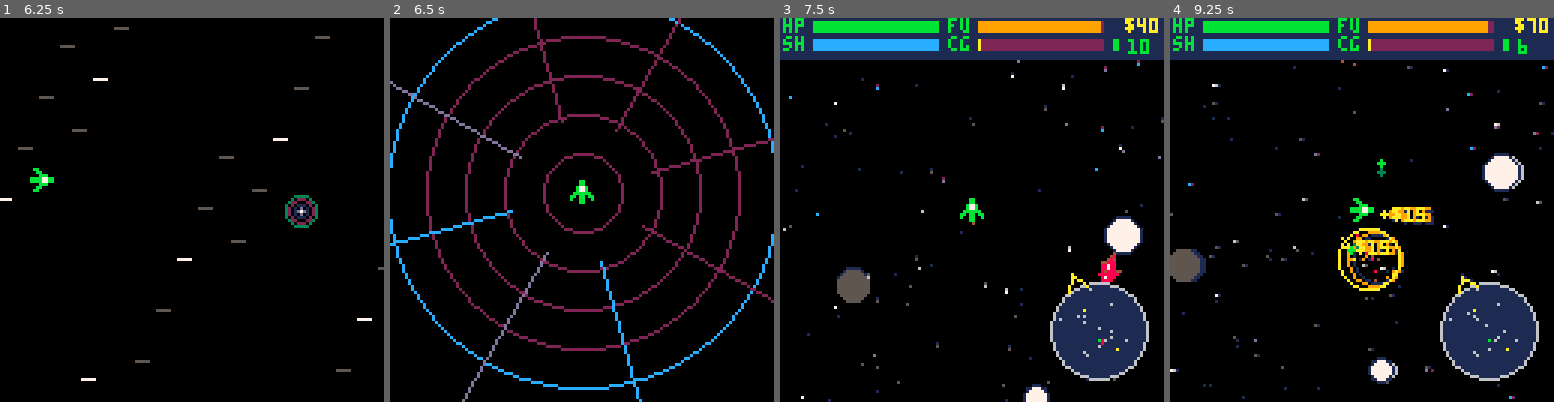
Above: before the commit, frames 1-4 (left to right).
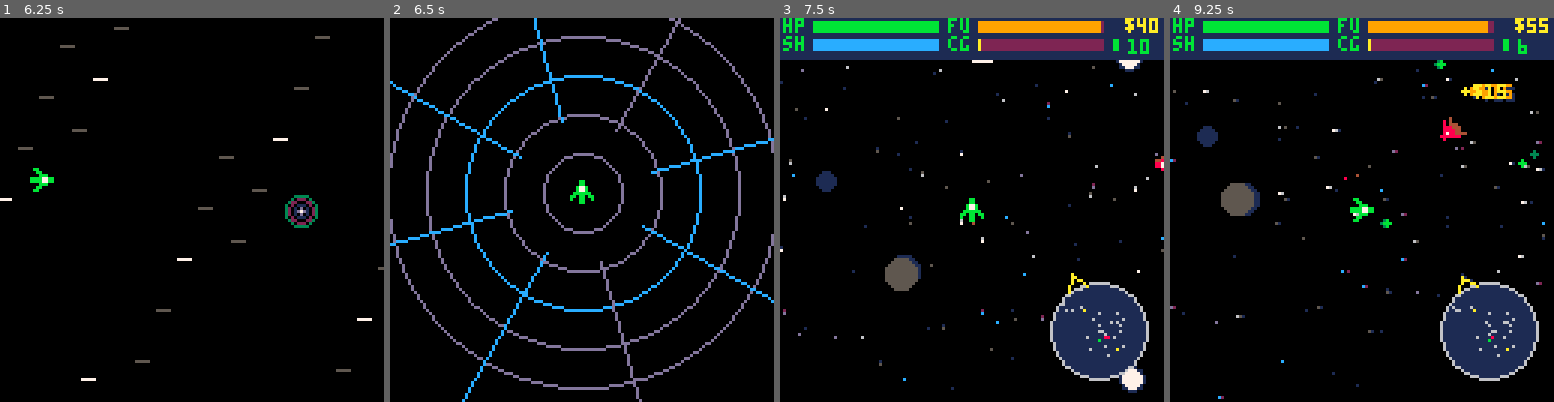
Above: after the commit, the same moments.

Repository: malltshik/void-reckoning
Game: PICO-8 cartridge chapters/ch01/ch01.p8
Two runs of this game, one before a commit and one after it. Both use one fixed random seed, a clock stepped at 60 frames per second and the inputs below.
Inputs:
- Up to frame 1 (6.25 s): tap X (X key) at 0.33, 1.07, 1.85, 2.97, 4.08, 5.2 s; tap O (Z key) at 0.7, 1.7, 2.1, 2.5, 2.9, 3.3, 3.7, 4.1, 4.5, 4.9, 5.3, 5.7, 6.1 s; hold Right 1.6-2.1 s; hold Up 2.15-2.42 s; hold Right 2.47-3.03 s; hold Left 3.08-3.58 s; hold Down 3.63-3.97 s; hold Right 4.02-4.68 s; hold Up 4.73-5.03 s; hold Left 5.08-5.68 s; hold Down 5.73-6.03 s; hold Right from 6.08 s (still down)
- Up to frame 2 (6.5 s): keep holding Right; tap X (X key) at 6.32 s
- Up to frame 3 (7.5 s): tap O (Z key) at 6.5, 6.9, 7.3 s; release Right at 6.58 s; hold Right 6.63-7.13 s; hold Up 7.18-7.45 s; tap X (X key) at 7.43 s
- Up to frame 4 (9.25 s): hold Right 7.5-8.07 s; tap O (Z key) every 0.4 s from 7.7 to 8.9 s; hold Left 8.12-8.62 s; tap X (X key) at 8.55 s; hold Down 8.67-9 s; hold Right from 9.05 s (still down)

Frame 1 is identical in both runs. In frame 2, 7.8% of the frame differs, in the area x 0-100%, y 0-100%; in frame 3, 4.8%; in frame 4, 7.1%.

Commit message:
Per-run system layout; warp cutscene replaces the chapter-complete screen
Layout: the map was procedural but seeded with a constant (srand(1000+CHAPTER)), so every run was identical. Each new game now picks a fresh SEED (persisted in cartdata slot 6) and load_system seeds from it, so planets/rocks/starfield vary per run while continue rebuilds the same system. Stations stay authored. Tests assert both variation and seed determinism.

Finale: the 'CHAPTER 1 COMPLETE' screen just repeated the last warp text, so it is removed (state 7 / draw_ending gone). The warp cutscene is now the chapter finale: X after the last line returns to the title and clears the save. Chapter 2 will open with the same warp animation and new text - TODO in chapters/ch02/AGENTS.md.

Ch01 8018/8192, 16 shots.

Diff:
--- a/chapters/ch01/src/72_story.lua
+++ b/chapters/ch01/src/72_story.lua
@@ -195,8 +195,8 @@
 function update_jump()
  jt+=1
  if btnp(4) or btnp(5) then
-  -- X skips the reveal; once every line is shown, X ends the chapter
-  if jt>#jlines*JPER then state=7 got=180 save_game() else jt=#jlines*JPER+1 end
+  -- X skips the reveal; once every line is shown, X ends the chapter back at the title
+  if jt>#jlines*JPER then reset_game() else jt=#jlines*JPER+1 end
  end
 end
 
@@ -215,11 +215,3 @@
  end
  if jt>#jlines*JPER and frame%40<25 then pc(BX.." continue",118,GT) end
 end
-
-function draw_ending()
- pc("CHAPTER 1 COMPLETE",48,GT)
- pc("THE CRATE AWAITS.",64,GT)
- pc("TO BE CONTINUED",82,GT)
- if got>0 then pc("STANDBY...",106,GT)
- elseif frame%40<25 then pc("press "..BX,106,GT) end
-end
--- a/chapters/ch01/tests/shots.lua
+++ b/chapters/ch01/tests/shots.lua
@@ -102,14 +102,12 @@
 jt=400
 snap("warp_end",10)
 
--- game over + ending
+-- game over
 state=2
 cam()
 tick(4)
 state=6 dth="KILLED BY PIRATES" got=0
 boom_big(p.x,p.y)
 snap("game_over",8)
-state=7 got=0
-snap("ending",5)
 
 finish("SHOTS")
--- a/chapters/ch01/tests/smoke.lua
+++ b/chapters/ch01/tests/smoke.lua
@@ -167,7 +167,7 @@
 press(5)
 ck(state==2,"recovered after dying in dead space")
 
--- jump + ending + reset
+-- jump + chapter end (the warp cutscene is the finale; X returns to the title)
 p.x=g.x p.y=g.y
 press(5)
 ck(state==5,"X at the gate with a cell starts the warp")
@@ -175,9 +175,17 @@
  if state!=5 then break end
  press(5)
 end
-ck(state==7,"the warp narration ends the chapter")
-tick(200)
-press(5)
-ck(state==0 and not hassave and dget(8)==0,"the ending resets to the title")
+ck(state==0 and not hassave and dget(8)==0,"finishing the warp resets to the title")
+
+-- layout varies per run but a given seed rebuilds it exactly (continue = same system)
+local s0=SEED
+local k0=0 for r in all(roids) do k0+=flr(r.x) end
+reset_game()
+ck(SEED!=s0,"a new game picks a fresh layout seed")
+local k1=0 for r in all(roids) do k1+=flr(r.x) end
+ck(k1!=k0,"the layout actually differs between seeds")
+SEED=s0 load_system()
+local k2=0 for r in all(roids) do k2+=flr(r.x) end
+ck(k2==k0,"the saved seed rebuilds the same map")
 
 finish("SMOKE")
--- a/common/src/00_core.lua
+++ b/common/src/00_core.lua
@@ -24,21 +24,30 @@
 ARY=256
 ARR=380
 
--- states: 0 title, 1 story, 2 flight, 4 station, 5 jump, 6 gameover, 7 ending, 8 menu
+-- states: 0 title, 1 story, 2 flight, 4 station, 5 jump, 6 gameover, 8 menu
 function _init()
  cartdata("vrk1")
  mtrack=-1
  mtcombat=false
  set_music(MUS_FLIGHT)
  frame=0
+ hassave=(dget(8)==1 and dget(0)==CHAPTER)
+ local s=flr(dget(6))
+ SEED=(hassave and s>0) and s or next_seed()
  new_game()
- hassave=load_game()
+ if hassave then load_game() end
+end
+
+-- fresh layout seed per new game; saved so "continue" rebuilds the same system
+function next_seed()
+ dset(6,dget(6)+1)
+ return 1000+CHAPTER+flr(dget(6))*7919
 end
 
 -- a fresh run in memory (never touches the save)
 function new_game()
  init_player()
- load_system(CHAPTER)
+ load_system()
  init_story()
  state=0
 end
@@ -59,8 +68,9 @@
  msgt=0
 end
 
--- "new game" from the title / after the ending: also forget the save
+-- "new game" from the title / after the ending: a new layout and forget the save
 function reset_game()
+ SEED=next_seed()
  new_game()
  hassave=false
  dset(8,0)
@@ -69,10 +79,10 @@
 -- progress persists in the cartdata slots (DESIGN section 13): qs/ohint/credits/ore/
 -- missiles. Saved on dock, on jump and on quit; loaded once at boot. A save always
 -- resumes docked at the outpost (`active`, set by load_system). Slot map: 0 chapter,
--- 1 qs, 2 ohint, 3 credits, 4 ore, 5 missiles, 8 "a save exists".
+-- 1 qs, 2 ohint, 3 credits, 4 ore, 5 missiles, 6 layout seed, 8 "a save exists".
 function save_game()
  dset(0,CHAPTER) dset(1,qs) dset(2,ohint and 1 or 0)
- dset(3,p.credits) dset(4,p.ore) dset(5,p.mis) dset(8,1)
+ dset(3,p.credits) dset(4,p.ore) dset(5,p.mis) dset(6,SEED) dset(8,1)
  hassave=true
 end
 
@@ -205,9 +215,6 @@
   update_fx()
   if got>0 then got-=1
   elseif btnp(4) or btnp(5) then recover() end
- elseif state==7 then
-  if got>0 then got-=1
-  elseif btnp(4) or btnp(5) then reset_game() end
  end
 end
 
@@ -222,6 +229,5 @@
  elseif state==5 then draw_jump()
  elseif state==8 then draw_menu()
  elseif state==6 then draw_gameover()
- elseif state==7 then draw_ending()
- end
-end
+ end
+end
--- a/common/src/20_world.lua
+++ b/common/src/20_world.lua
@@ -16,9 +16,10 @@
 
 -- build a system: the chapter authors the skeleton (ch_stations, ch_foes - see
 -- chapters/<ch>/src/70_world.lua); planets and rocks are seeded dressing around it.
--- The RNG call order is part of the layout: do not reorder without re-checking the map.
-function load_system(id)
- srand(1000+id)
+-- The layout seed (`SEED`) is picked per new game and saved, so a continue rebuilds the
+-- same map. The RNG call order is part of the layout: do not reorder it.
+function load_system()
+ srand(SEED)
  planets={} stations={} roids={} foes={} drops={} bullets={} missiles={} parts={} blasts={} floats={}
  ch_stations()
  active=stations[1] -- the dock you respawn / continue at
@@ -55,7 +56,7 @@
  p.dy=0
  spawnt=SPAWN_MIN
  roidt=ROID_RESPAWN
- srand(9000+id)
+ srand(SEED+8000)
  ne_stars()
 end
 -- parallax starfield: one fixed pool, tiled with a screen-space modulo so a few
Not shown, changed: AGENTS.md
Not shown, changed: DESIGN.md
Not shown, changed: chapters/ch01/AGENTS.md
Not shown, added: chapters/ch02/AGENTS.md
Not shown, changed: docs/ch01.js
